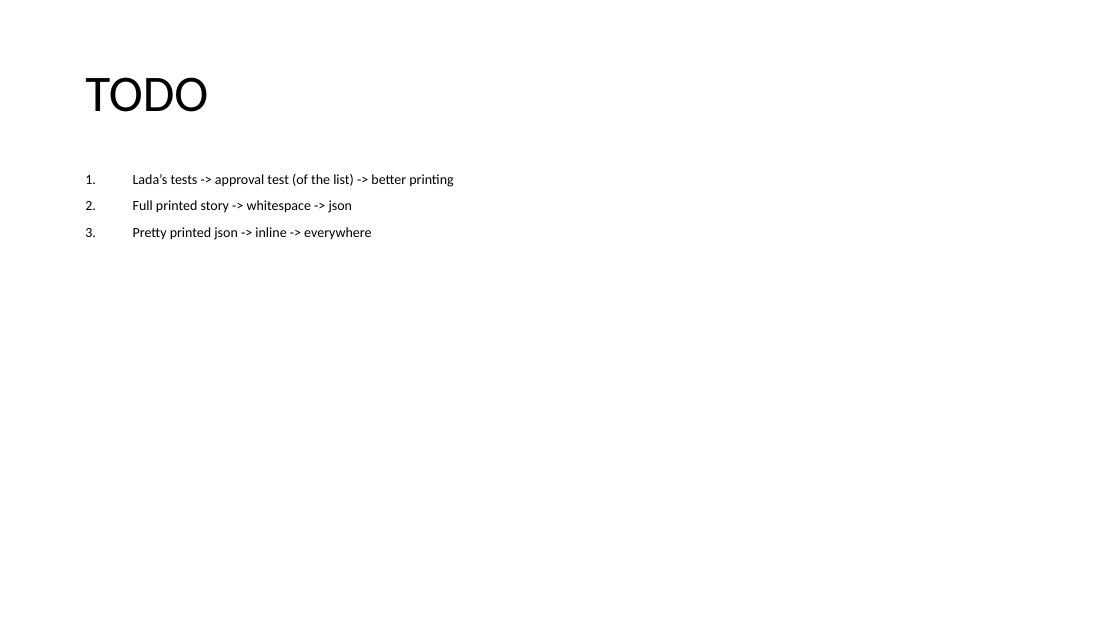
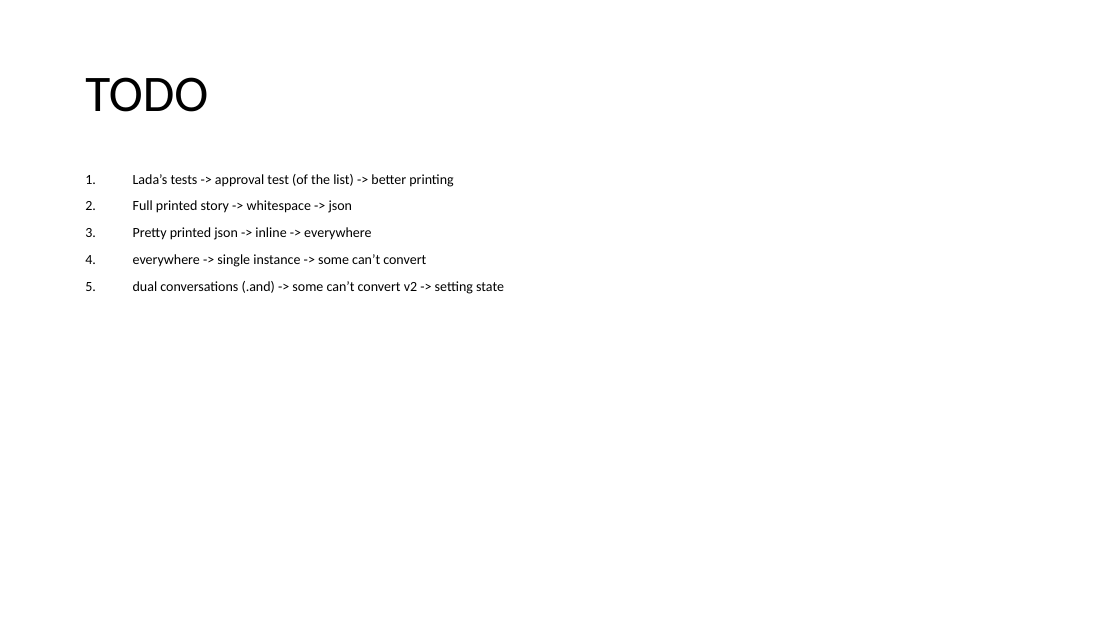
Before and after one commit to LearnWithLlew/TestingBetterWithApprovals.Slides, a slide deck: slide 9 of slides/Testing Better with Approvals.pptx. Drawn at 1120x630 pixels with LibreOffice and Linux fonts; fonts in the diff are those of the drawing. Boxes give left, top, right and bottom in pixels: in the first picture for what was removed or moved away, otherwise in the second. Text is boxed around its words. In the diff, an @@ line names an element or a change of style, - is before the commit and + after.

Commit message:
. d modified slides

```diff
--- a/slides/Testing Better with Approvals.pptx
+++ b/slides/Testing Better with Approvals.pptx
@@ text at bbox=[133, 254, 504, 294]: paragraphs added @@
+4. everywhere -> single instance -> some can’t convert
+5. dual conversations (.and) -> some can’t convert v2 -> setting state
```
